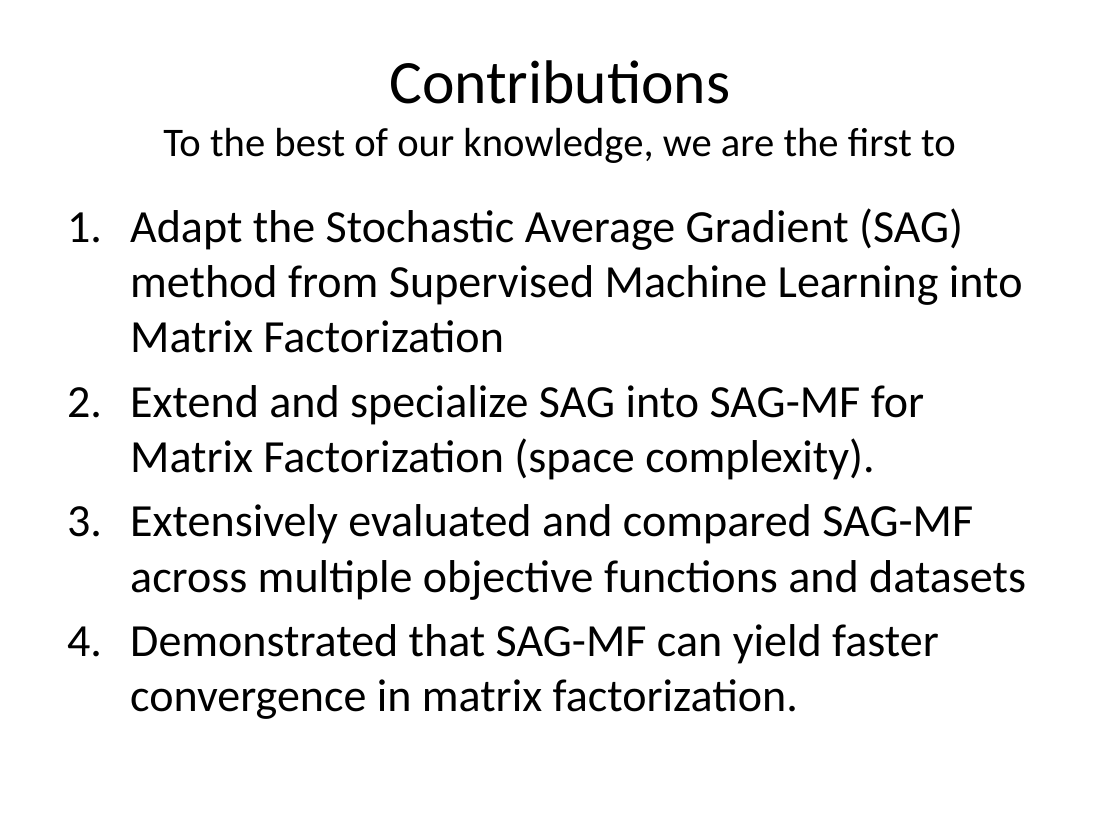
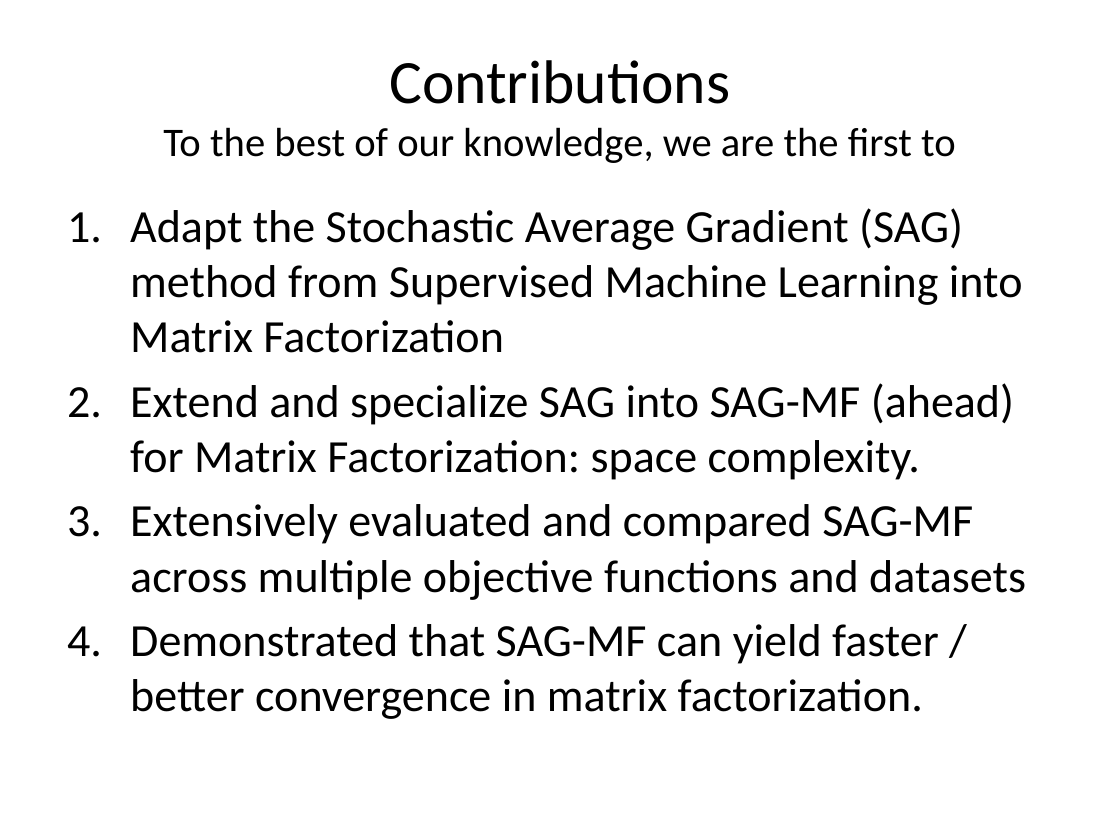
Before and after one commit to jamestklo/MatrixFactorizationMatlab, a slide deck: slide 39 of cs534L-SAGmf.pptx (slide 34 before the commit). Drawn at 1120x840 pixels with LibreOffice and Linux fonts; fonts in the diff are those of the drawing. Boxes give left, top, right and bottom in pixels: in the first picture for what was removed or moved away, otherwise in the second. Text is boxed around its words. In the diff, an @@ line names an element or a change of style, - is before the commit and + after.

```diff
--- a/cs534L-SAGmf.pptx
+++ b/cs534L-SAGmf.pptx
@@ text at <box>130,383,1014,480</box>: text changed @@
-2. Extend and specialize SAG into SAG-MF for Matrix Factorization (space complexity).
+2. Extend and specialize SAG into SAG-MF (ahead) for Matrix Factorization: space complexity.
@@ text at <box>130,624,939,719</box>: text changed @@
-4. Demonstrated that SAG-MF can yield faster convergence in matrix factorization.
+4. Demonstrated that SAG-MF can yield faster / better convergence in matrix factorization.
```
Also in this commit, not shown: 19 other slides changed, 5 slides added, 3 other files.
